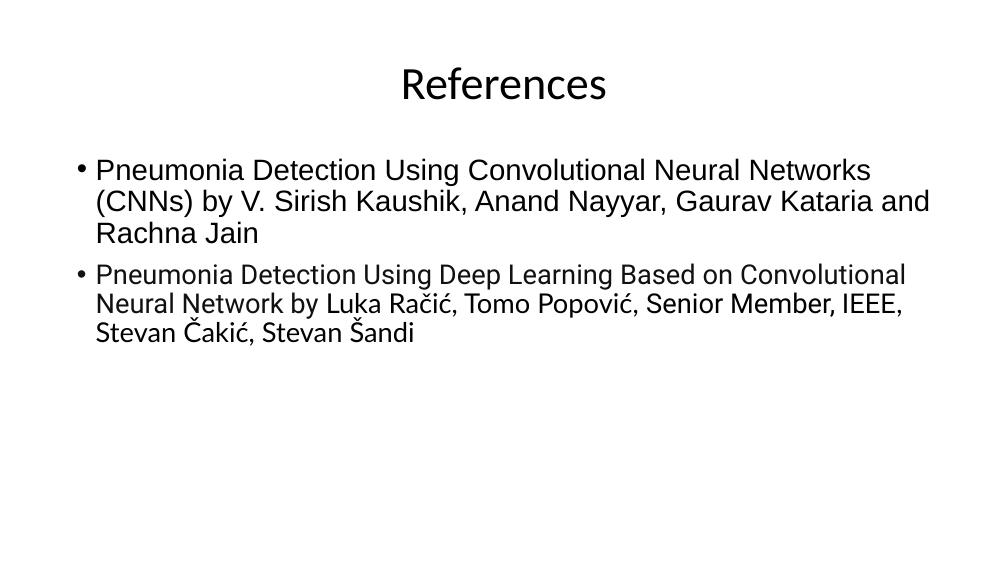
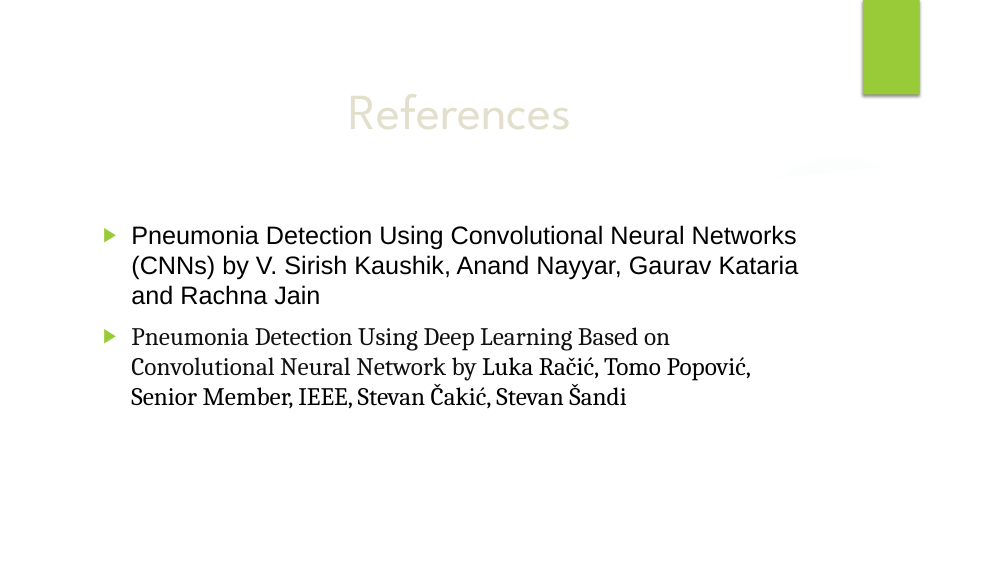
Before and after one commit to Meghac00/MiniProject, a slide deck: slide 15 of Pneumonia Detection using Deep Learning.pptm (slide 11 before the commit). Drawn at 1008x567 pixels with LibreOffice and Linux fonts; fonts in the diff are those of the drawing; background and template pictures are left out. Boxes give left, top, right and bottom in pixels: in the first picture for what was removed or moved away, otherwise in the second. Text is boxed around its words. In the diff, an @@ line names an element or a change of style, - is before the commit and + after.

```diff
--- a/Pneumonia Detection using Deep Learning.pptm
+++ b/Pneumonia Detection using Deep Learning.pptm
@@ group added at (0, 0, 1008, 567): 3 freeform shapes, 2 ellipses @@
@@ rectangle added at (863, 0, 920, 95), fill #99CB38 @@
@@ title "References": place and size @@
-title "References" at (401, 67, 607, 100)
+title "References" at (95, 80, 825, 138)
@@ title "References" at (95, 80, 825, 138): size 44 to 48 pt, font Calibri to League Spartan, text colour #000000 to #E2DFCC; line spacing 0.9 to 1 @@
@@ text "Pneumonia Detection Using Convolutional Neural ...": place and size @@
-text "Pneumonia Detection Using Convolutional Neural ..." at (96, 158, 930, 346)
+text "Pneumonia Detection Using Convolutional Neural ..." at (131, 225, 799, 409)
@@ text "Pneumonia Detection Using Convolutional Neural ..." at (131, 225, 799, 409): size 28 to 24 pt in "Pneumonia Detection Using Convolutional Neural Networks (CNN ..."; size 26 to 24 pt, font Roboto to Cambria in "Pneumonia Detection Using Deep Learning Based on ..."; font Lato to Cambria in "Luka Račić, Tomo Popović, IEEE, Stevan Čakić, ..."; bullet • to ▶; line spacing 0.9 to 1 @@
```
Also in this commit, not shown: 9 other slides changed, 5 slides added, 1 slide removed, 2 other files.
